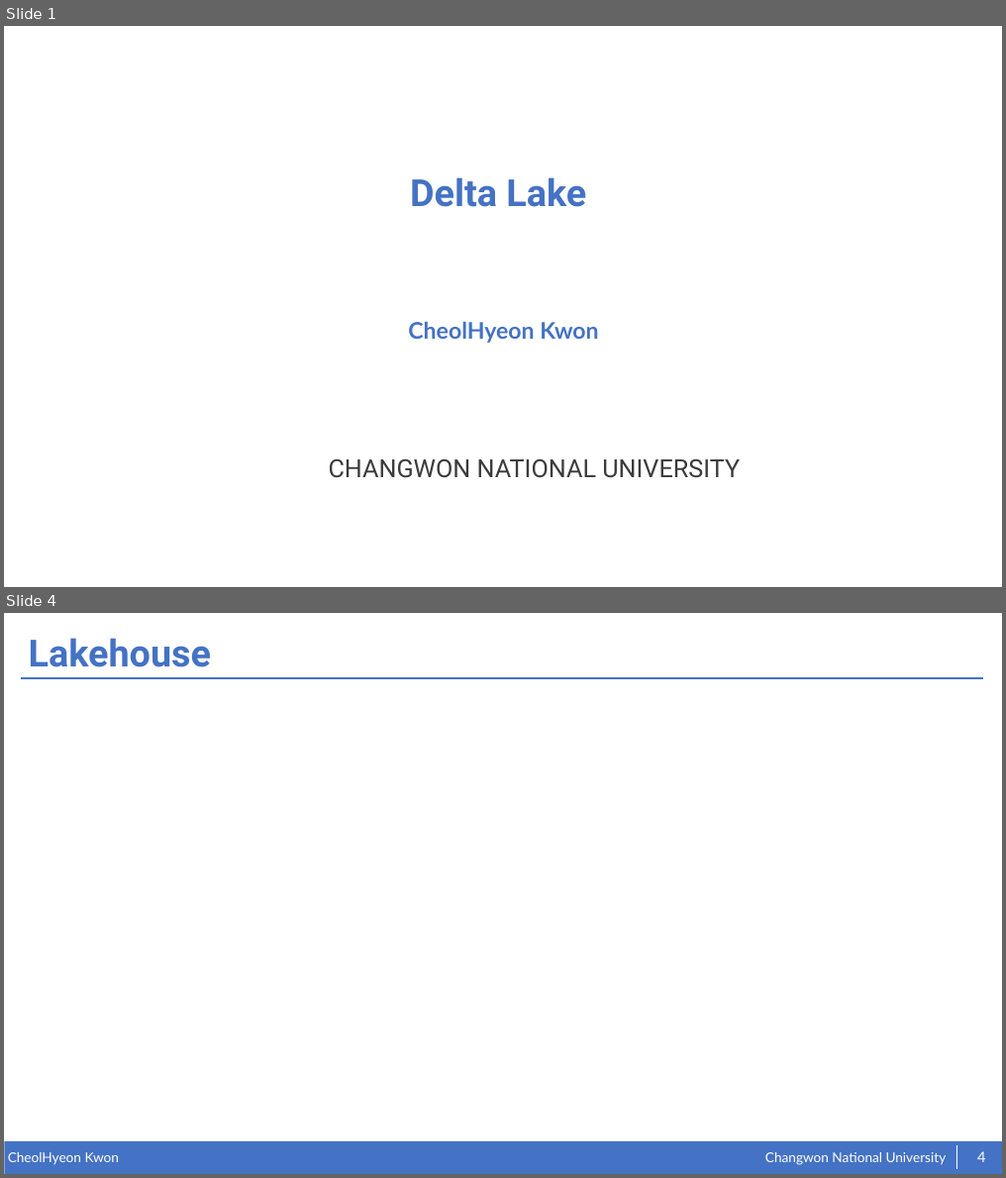
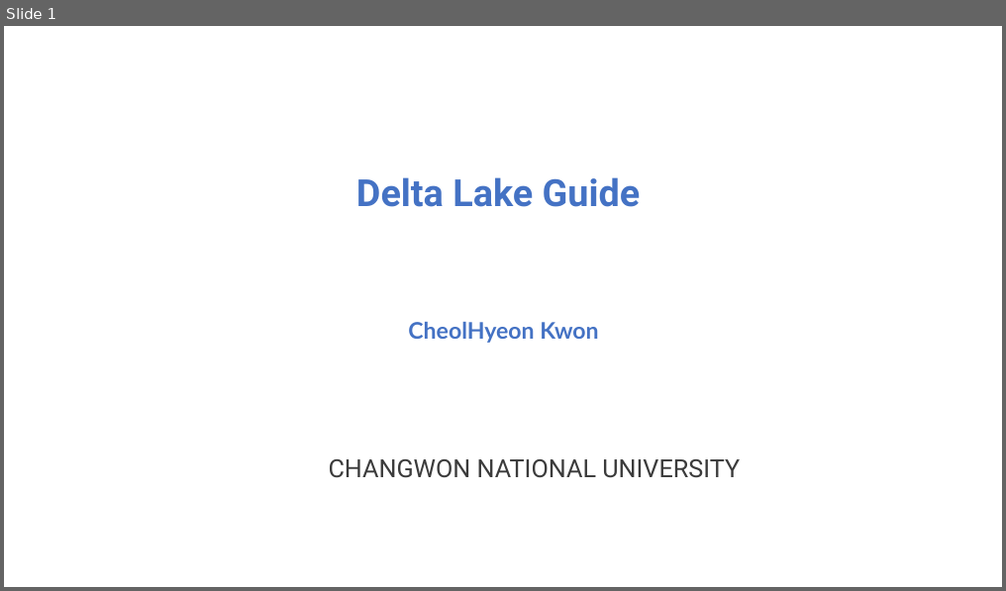
Before and after one commit to kkcchh9999/Studied_in_NOSLab, a slide deck: presentation/2022.07.06.pptx. Shown one above the other, each under a label of ours: slides 1 and 4 before the commit, slide 1 after it; the slides between them are not shown. The pictures are 1006x1178 and 1006x591 pixels, drawn with LibreOffice and Linux fonts; fonts in the diff are those of the drawing. Boxes give left, top, right and bottom in pixels: in the first picture for what was removed or moved away, otherwise in the second. Text is boxed around its words. In the diff, an @@ line names an element or a change of style, - is before the commit and + after.

```diff
--- a/presentation/2022.07.06.pptx
+++ b/presentation/2022.07.06.pptx
@@ slide 4 removed at bbox=[4, 613, 1002, 1174], background #FFFFFF @@
@@ title removed at bbox=[29, 638, 211, 667] @@
-Lakehouse
@@ line removed from (21, 678) to (983, 678) @@
@@ rectangle removed at bbox=[4, 1142, 1002, 1174] @@
@@ line removed from (957, 1146) to (957, 1170) @@
@@ text removed at bbox=[8, 1153, 119, 1165] @@
-CheolHyeon Kwon
@@ text removed at bbox=[765, 1153, 946, 1165] @@
-Changwon National University
@@ page number removed at bbox=[977, 1152, 986, 1162] @@
-4
@@ slide 1 changed as well @@
@@ text at bbox=[356, 177, 641, 207]: text changed @@
-Delta Lake
+Delta Lake Guide
```
Also in this commit, not shown: 1 other slide changed, 19 slides added, 1 other slide removed, 3 other files.
